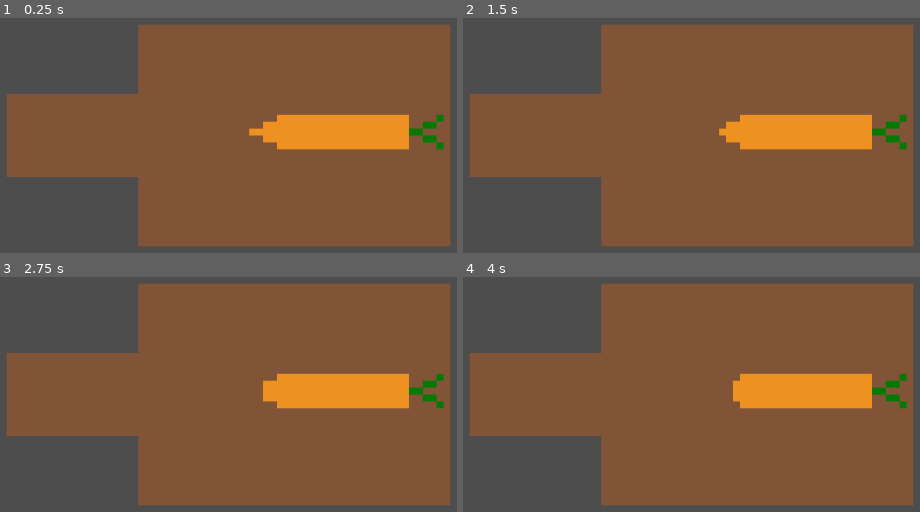
Above: before the commit, frames 1-4 (two rows, left to right).
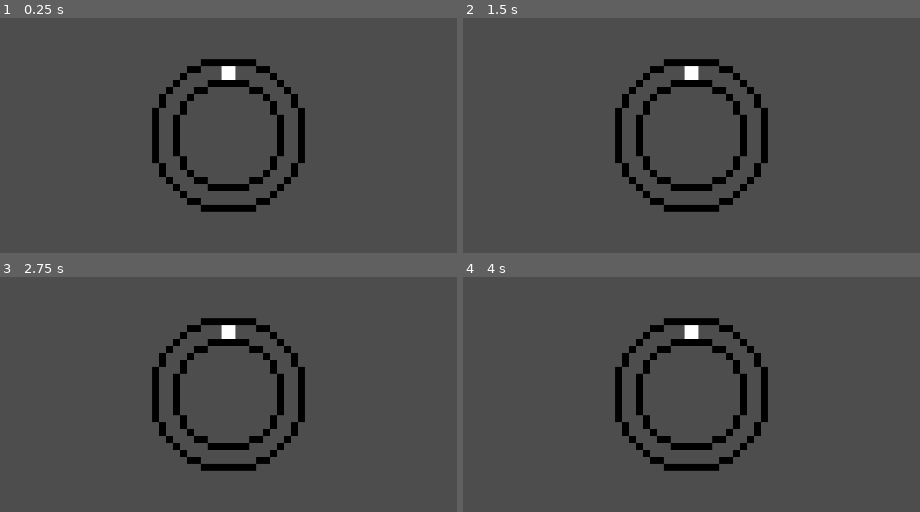
Above: after the commit, the same moments.

Repository: Dexter-Goater/gorefield
Game: Godot game, scene res://Scenes/Main.tscn
The game is run twice, just before and just after one commit, with the same random seed, the same clock (stepped at 60 frames per second) and the same inputs.
Inputs (mouse positions are in pixels of both pictures, inside the frame that each line leads up to):
- Up to frame 1 (0.25 s): no input
- Up to frame 2 (1.5 s): tap Enter at 0.5 s; move the mouse to (865, 112) at 0.52 s; click (865, 112) at 0.6 s; tap Space (Space) at 1.25, 1.35 s; move the mouse to (531, 159) at 1.27 s
- Up to frame 3 (2.75 s): tap Enter at 2 s; move the mouse to (306, 295) at 2.02 s; click (306, 295) at 2.1 s
- Up to frame 4 (4 s): tap Space (Space) at 2.75, 2.85 s; move the mouse to (650, 483) at 2.77 s; tap Enter at 3.5 s; move the mouse to (outside the picture) at 3.52 s; click (outside the picture) at 3.6 s

The runs differ from the first frame. In frame 1, 74% of the frame differs, in the area x 1-99%, y 2-98%; in frame 2, 74%; in frame 3, 74%; in frame 4, 74%.

Commit message:
28/05
Worked on the third minigame and started the 4th

Diff:
--- a/Scenes/Main.tscn
+++ b/Scenes/Main.tscn
@@ -12,6 +12,7 @@
 [ext_resource type="Script" uid="uid://cw6pqlml5vpoj" path="res://Scripts/minigame_3.gd" id="10_grg3l"]
 [ext_resource type="Texture2D" uid="uid://jo1l8tcvqndb" path="res://Art/2D/Minigame 3/Circle.png" id="11_frkhe"]
 [ext_resource type="Texture2D" uid="uid://derkegth2p2d2" path="res://Art/2D/Minigame 3/dot.png" id="12_1p5hy"]
+[ext_resource type="Script" uid="uid://cbbco6t3nsu4s" path="res://Scripts/minigame_4.gd" id="13_frkhe"]
 
 [sub_resource type="AtlasTexture" id="AtlasTexture_4kpch"]
 atlas = ExtResource("4_50glp")
@@ -642,27 +643,31 @@
 position = Vector2(1, 18)
 shape = SubResource("RectangleShape2D_bmxlf")
 
-[node name="Minigame3" type="Node2D" parent="." unique_id=1728431537]
+[node name="Minigame 3" type="Node2D" parent="." unique_id=1728431537]
+visible = false
 script = ExtResource("10_grg3l")
 
-[node name="Sprite2D" type="Sprite2D" parent="Minigame3" unique_id=919015525]
+[node name="Sprite2D" type="Sprite2D" parent="Minigame 3" unique_id=919015525]
 texture = ExtResource("11_frkhe")
 
-[node name="Pivot" type="Node2D" parent="Minigame3" unique_id=101972404]
-
-[node name="Dot" type="Sprite2D" parent="Minigame3/Pivot" unique_id=1579355427]
+[node name="Pivot" type="Node2D" parent="Minigame 3" unique_id=101972404]
+
+[node name="Dot" type="Sprite2D" parent="Minigame 3/Pivot" unique_id=1579355427]
 position = Vector2(0, -9)
 texture = ExtResource("12_1p5hy")
 
-[node name="Area2D" type="Area2D" parent="Minigame3/Pivot" unique_id=367565696]
-
-[node name="CollisionShape2D" type="CollisionShape2D" parent="Minigame3/Pivot/Area2D" unique_id=470655692]
+[node name="Area2D" type="Area2D" parent="Minigame 3/Pivot" unique_id=367565696]
+
+[node name="CollisionShape2D" type="CollisionShape2D" parent="Minigame 3/Pivot/Area2D" unique_id=470655692]
 position = Vector2(0, -9)
 shape = SubResource("RectangleShape2D_2w5on")
 
-[node name="Minigame Over" type="Timer" parent="Minigame3" unique_id=1998200558]
+[node name="Minigame Over" type="Timer" parent="Minigame 3" unique_id=1998200558]
 wait_time = 10.0
 one_shot = true
+
+[node name="Minigame 4" type="Node2D" parent="." unique_id=918677780]
+script = ExtResource("13_frkhe")
 
 [node name="Camera2D" type="Camera2D" parent="." unique_id=1346206867]
 zoom = Vector2(10, 10)
@@ -675,5 +680,6 @@
 [connection signal="area_exited" from="Minigame 2/Bar/Red" to="Minigame 2" method="_on_red_area_exited"]
 [connection signal="area_entered" from="Minigame 2/Bar/Orange" to="Minigame 2" method="_on_orange_area_entered"]
 [connection signal="area_exited" from="Minigame 2/Bar/Orange" to="Minigame 2" method="_on_orange_area_exited"]
-[connection signal="mouse_entered" from="Minigame3/Pivot/Area2D" to="Minigame3" method="_on_area_2d_mouse_entered"]
-[connection signal="mouse_exited" from="Minigame3/Pivot/Area2D" to="Minigame3" method="_on_area_2d_mouse_exited"]
+[connection signal="mouse_entered" from="Minigame 3/Pivot/Area2D" to="Minigame 3" method="_on_area_2d_mouse_entered"]
+[connection signal="mouse_exited" from="Minigame 3/Pivot/Area2D" to="Minigame 3" method="_on_area_2d_mouse_exited"]
+[connection signal="timeout" from="Minigame 3/Minigame Over" to="Minigame 3" method="_on_minigame_over_timeout"]
--- a/Scripts/Globals.gd
+++ b/Scripts/Globals.gd
@@ -1,3 +1,3 @@
 extends Node
-var minigame = 1
+var minigame = 3
 var gorefield_appeasment = 5
--- a/Scripts/minigame_3.gd
+++ b/Scripts/minigame_3.gd
@@ -9,21 +9,26 @@
 
 # Called every frame. 'delta' is the elapsed time since the previous frame.
 func _process(delta: float) -> void:
-	if minigame_started == true:
+	if minigame_started == true and Globals.minigame == 3:
 		$Pivot.rotation += 0.5 * delta
 		if mouse_in == true:
-			Globals.gorefield_appeasment += 0.01
+			Globals.gorefield_appeasment += 0.02
 		if mouse_in == false:
-			Globals.gorefield_appeasment -= 0.1
+			Globals.gorefield_appeasment -= 0.07
 		print(Globals.gorefield_appeasment)
 
 func _on_area_2d_mouse_entered() -> void:
 	if Globals.minigame == 3:
 		if minigame_started == false:
 			minigame_started = true
+			$"Minigame Over".start()
 		mouse_in = true
 
 
 
 func _on_area_2d_mouse_exited() -> void:
 	mouse_in = false
+
+
+func _on_minigame_over_timeout() -> void:
+	Globals.minigame += 1
--- /dev/null
+++ b/Scripts/minigame_4.gd
@@ -0,0 +1,11 @@
+extends Node2D
+
+
+# Called when the node enters the scene tree for the first time.
+func _ready() -> void:
+	pass # Replace with function body.
+
+
+# Called every frame. 'delta' is the elapsed time since the previous frame.
+func _process(delta: float) -> void:
+	pass
Binary file added: Art/2D/Minigame 4/lasagne tray.png
Not shown, added: Art/2D/Minigame 4/lasagne tray.png.import
Not shown, added: Scripts/minigame_4.gd.uid
